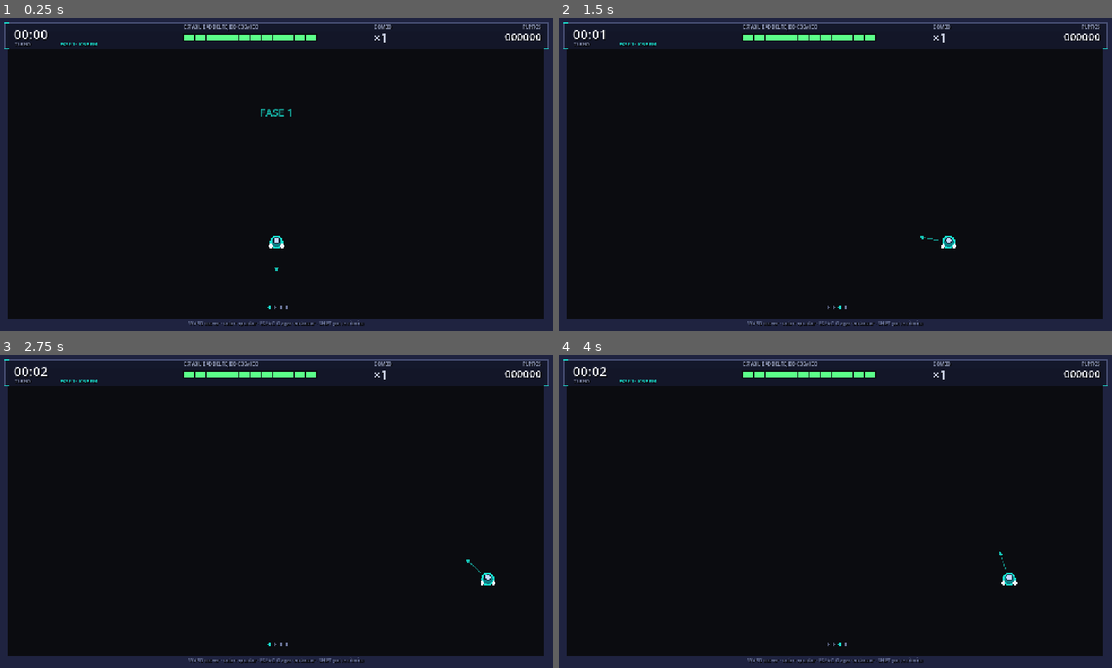
Above: before the commit, frames 1-4 (two rows, left to right).
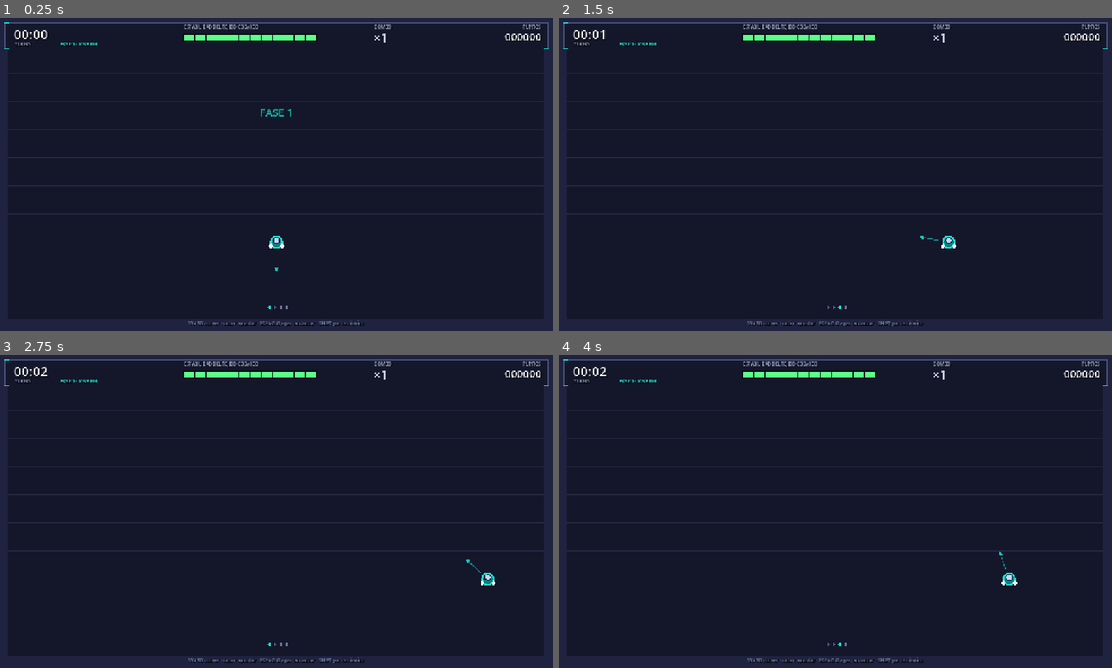
Above: after the commit, the same moments.

Repository: jcv-dev/cosmic-spin-cycle
Game: Godot game, scene res://scenes/main/Main.tscn
Same seed, same stepped clock (60 frames per second), same inputs: the game is played once before the commit and once after it.
Inputs (mouse positions are in pixels of both pictures, inside the frame that each line leads up to):
- Up to frame 1 (0.25 s): no input
- Up to frame 2 (1.5 s): tap Enter at 0.5 s; move the mouse to (957, 158) at 0.52 s; hold D (move_right) 0.53-1.25 s; hold Space (grab_throw) 0.53-1.25 s; click (957, 158) at 0.67 s; drag from (724, 190) to (807, 237) at 1.27 s
- Up to frame 3 (2.75 s): tap Space (grab_throw) at 2 s; move the mouse to (331, 442) at 2.02 s; hold D (move_right) from 2.03 s (still down); tap Alt at 2.1 s
- Up to frame 4 (4 s): release D (move_right) at 2.75 s; drag from (807, 574) to (664, 464) at 2.77 s; tap Enter at 3.5 s; move the mouse to (1006, 558) at 3.52 s; hold A (move_left) from 3.53 s (still down); tap 1 at 3.6 s

The runs differ from the first frame. In frame 1, 83% of the frame differs, in the area x 1-99%, y 9-97%; in frame 2, 83%; in frame 3, 83%; in frame 4, 83%.

Commit message:
fix(room): draw the fallback background behind the floor and walls

Diff:
--- a/scripts/main/RoomBuilder.gd
+++ b/scripts/main/RoomBuilder.gd
@@ -79,6 +79,7 @@
 	bg.position = Vector2.ZERO
 	bg.size = room_rect().size
 	bg.mouse_filter = Control.MOUSE_FILTER_IGNORE
+	bg.z_index = -100
 	root.add_child(bg)
 
 
